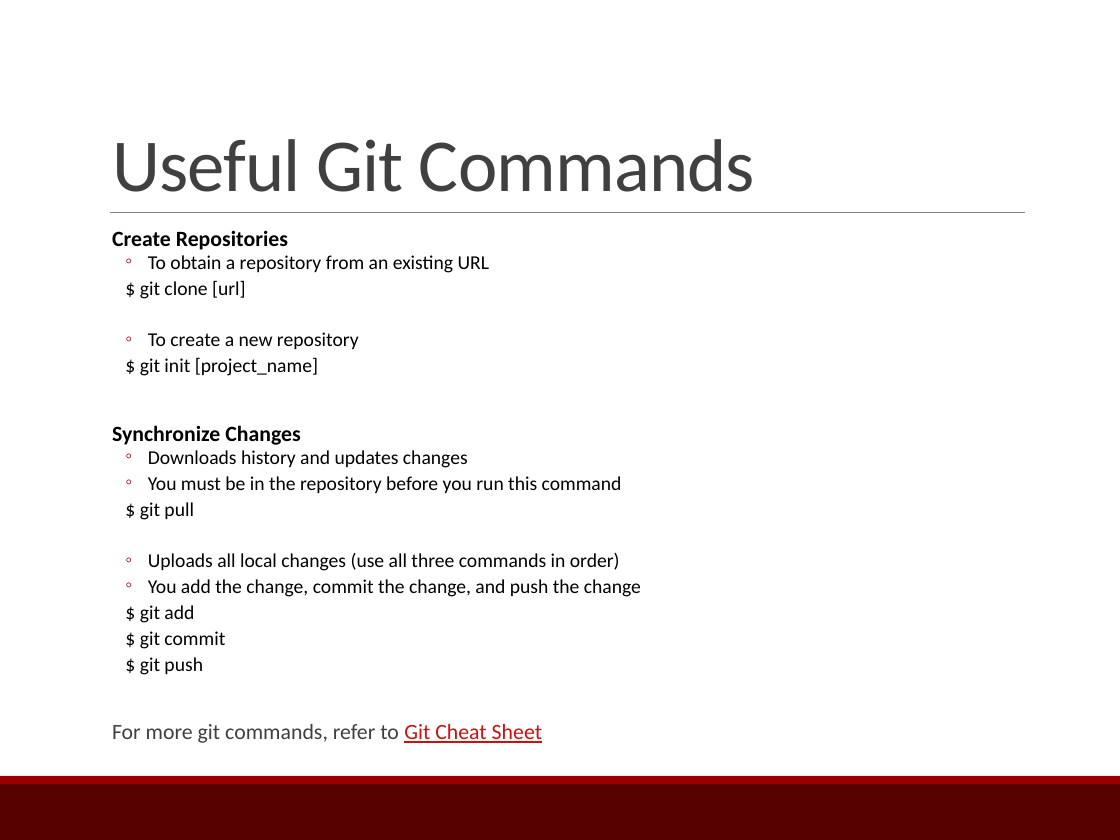
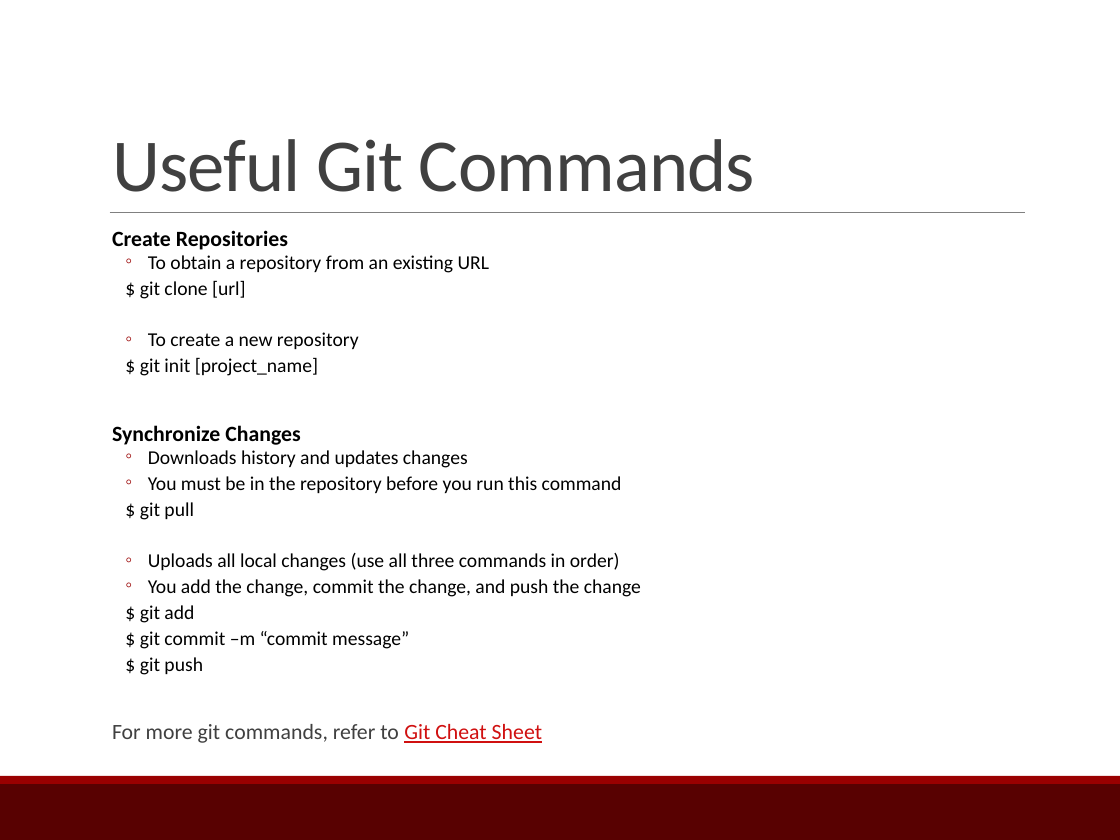
Before and after one commit to ChaochihL/Linux-NGS_Tutorial, a slide deck: slide 13 of Computing_NGBiology_Lec2_2015-08-15_CL.pptx. Drawn at 1120x840 pixels with LibreOffice and Linux fonts; fonts in the diff are those of the drawing. Boxes give left, top, right and bottom in pixels: in the first picture for what was removed or moved away, otherwise in the second. Text is boxed around its words. In the diff, an @@ line names an element or a change of style, - is before the commit and + after.

```diff
--- a/Computing_NGBiology_Lec2_2015-08-15_CL.pptx
+++ b/Computing_NGBiology_Lec2_2015-08-15_CL.pptx
@@ text at box(140, 631, 409, 649): text changed @@
-  $ git commit
+  $ git commit –m “commit message”
```
Also in this commit, not shown: 1 other file.
